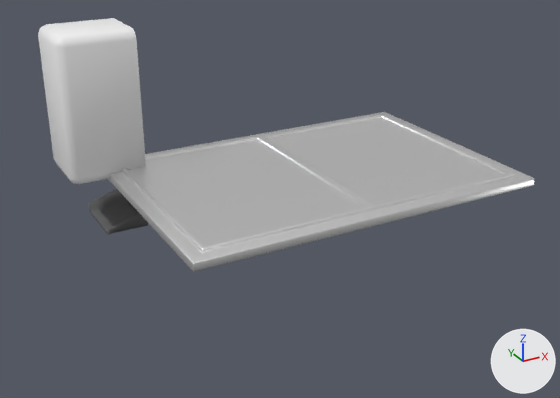
An edit to the FBX model ECOE sim/Assets/Art/Environment/Environment_Details/Environment_Details.fbx, drawn before and after from the same camera.
Both versions are drawn from a camera (50 mm lens) standing at (-0.326, -1.238, 0.489) and looking at (0.255, -0.181, -0.04). Lighting does not change. The marker at lower right points along +X, +Y and +Z. The first picture is the older version. The same objects are shown in both versions, whatever each file hides. Where no turn or scale is listed for an object, it has been applied to the vertices. Vertices at exactly the same position are counted once.

In view in the first picture: 'AirConditioning', 'AlcocholDispenserWall'.
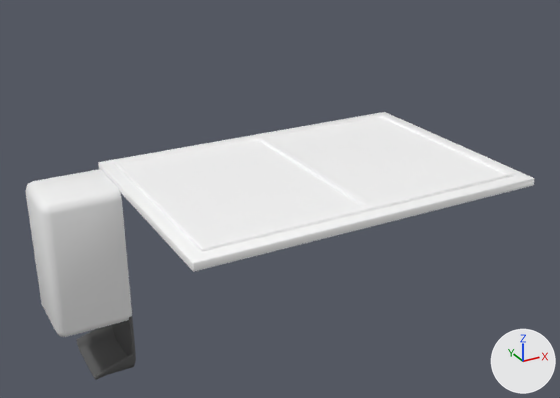
Edits to the scene script, one JSON object a line:
```json
{"op": "set", "path": "mat_m_metal_white.metallic", "old": "1.0", "new": "0.0"}
{"block": "me_cube_008", "where": "# used by ob_alcocholdispenserwall; location = (0.0, 0.0, 0.0)"}
{"op": "remove", "block": "me_cube_008", "code": "me_cube_008.from_pydata(...)  # 76 vertices, 62 faces; spans x -0.063..0.063, y -0.063..0.063, z -0.101..0.244"}
{"op": "add", "block": "me_cube_008", "code": "me_cube_008.from_pydata(...)  # 76 vertices, 62 faces; spans x -0.127..0.0, y -0.122..0.005, z -0.34..0.005"}
{"block": "me_cube_008", "change": "me_cube_008 part 1: the whole mesh is moved by (-0.063, -0.059, -0.239)"}
```

Location of each change, [x1, y1, x2, y2] in pixels of the pictures (560 x 398 px):
```json
{"object": "AirConditioning", "change": "surface changed", "before": [109, 112, 534, 272], "after": [109, 112, 534, 272], "on screen": "lighter"}
{"object": "AlcocholDispenserWall", "change": "moved", "before": [38, 18, 148, 234], "after": [25, 169, 136, 380]}
```
